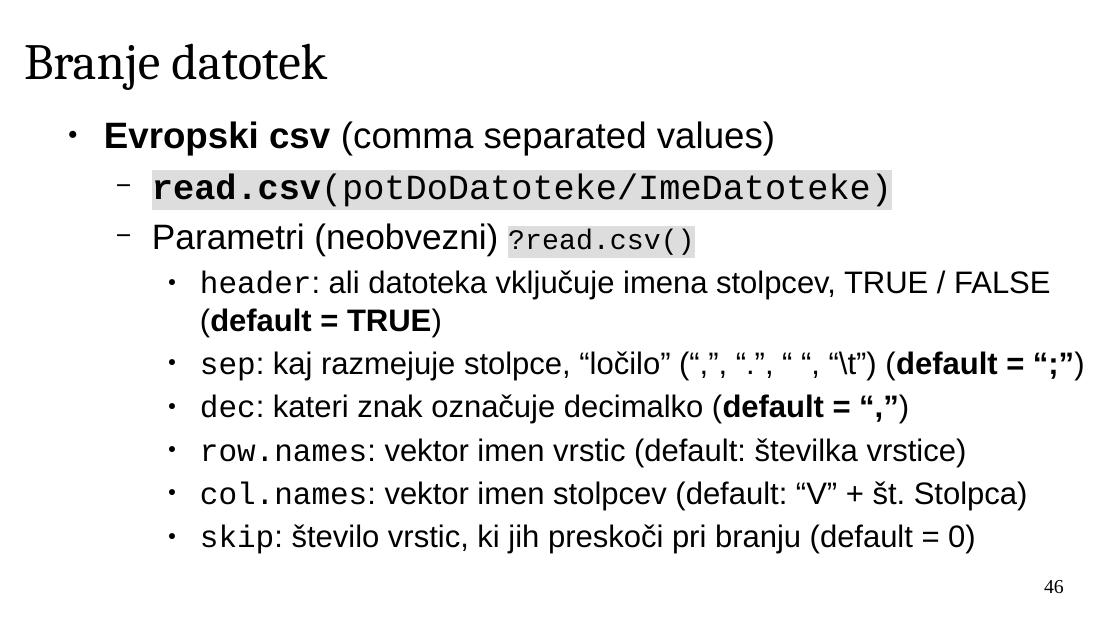
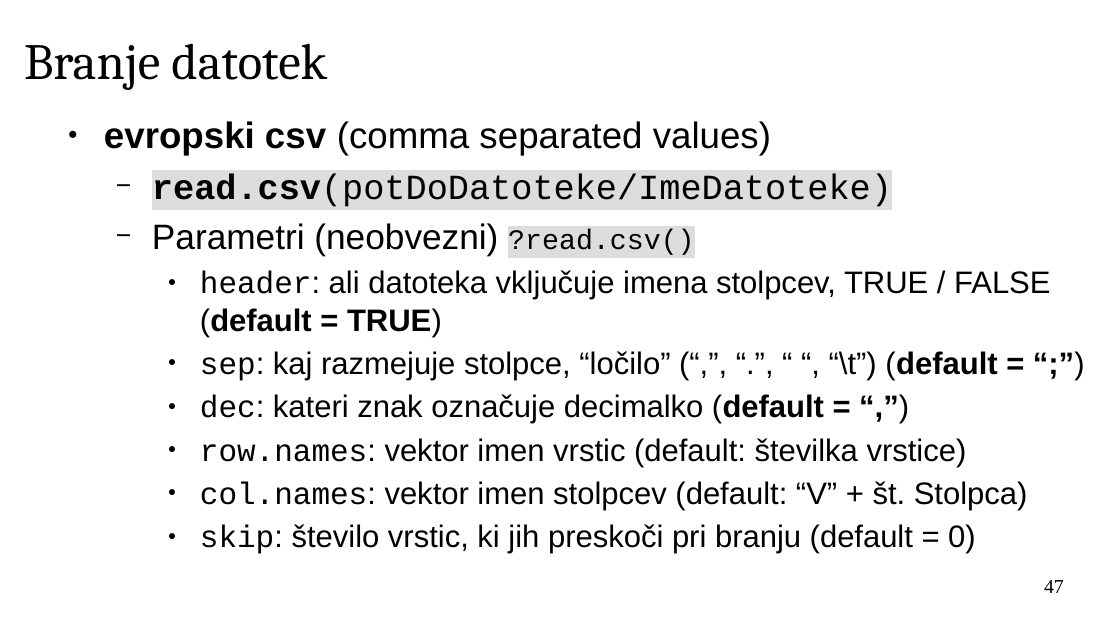
Before and after one commit to janaobsteter/R_tecaj, a slide deck: slide 47 of ModulA/IT_Rtecaj_ModulA.odp (slide 46 before the commit). Drawn at 1120x630 pixels with LibreOffice and Linux fonts; fonts in the diff are those of the drawing; background and template pictures are left out. Boxes give left, top, right and bottom in pixels: in the first picture for what was removed or moved away, otherwise in the second. Text is boxed around its words. In the diff, an @@ line names an element or a change of style, - is before the commit and + after.

```diff
--- a/ModulA/IT_Rtecaj_ModulA.odp
+++ b/ModulA/IT_Rtecaj_ModulA.odp
@@ text at (104,121,771,155): text changed @@
-● Evropski csv (comma separated values)
+● evropski csv (comma separated values)
@@ page number at (1044,580,1064,593): text changed @@
-46
+47
```
Also in this commit, not shown: 17 other slides changed, 1 slide added, 6 other files.
